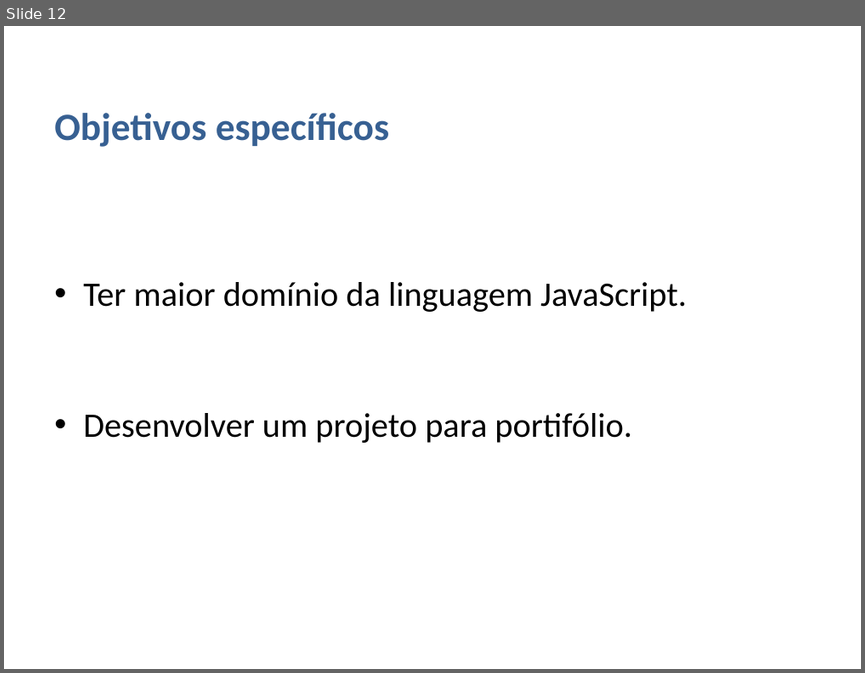
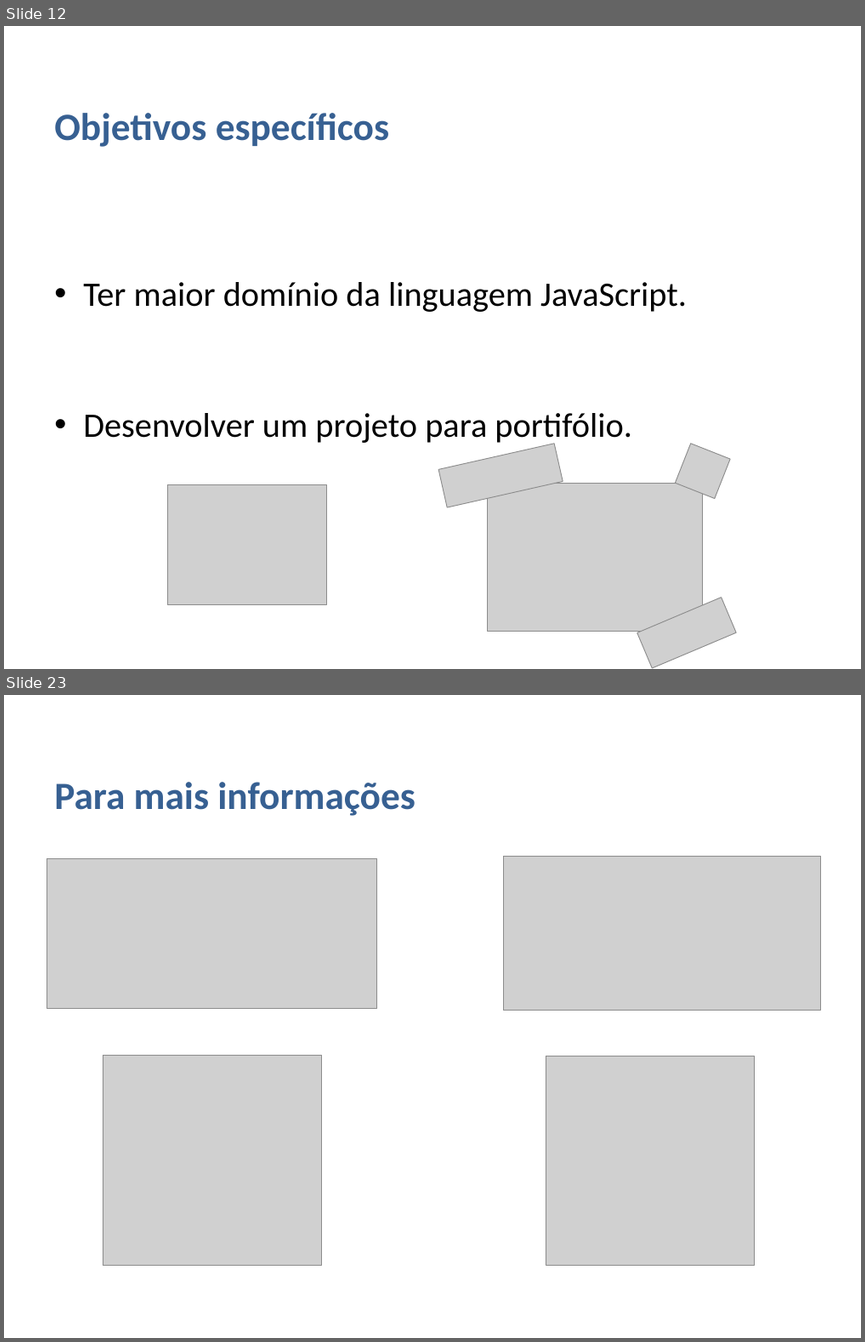
Before and after one commit to matheusg-dev/ProjetoDelivery_TCC, a slide deck: assets/documentacao_abnt/PowerPoint Projeto Final SENAI.pptx. Shown one above the other, each under a label of ours: slide 12 before the commit, slides 12 and 23 after it; the slides between them are not shown. The pictures are 865x673 and 865x1342 pixels, drawn with LibreOffice and Linux fonts; fonts in the diff are those of the drawing; grey boxes stand for pictures; background and template pictures are left out. Boxes give left, top, right and bottom in pixels: in the first picture for what was removed or moved away, otherwise in the second. Text is boxed around its words. In the diff, an @@ line names an element or a change of style, - is before the commit and + after.

```diff
--- a/assets/documentacao_abnt/PowerPoint Projeto Final SENAI.pptx
+++ b/assets/documentacao_abnt/PowerPoint Projeto Final SENAI.pptx
@@ slide 23 added at bbox=[4, 695, 861, 1338], background #FFFFFF @@
@@ title added at bbox=[54, 782, 415, 816], 36 pt, text #376092, bold @@
+Para mais informações
@@ picture added at bbox=[47, 858, 377, 1008] @@
@@ picture added at bbox=[503, 857, 820, 1010] @@
@@ picture added at bbox=[103, 1055, 321, 1265] @@
@@ picture added at bbox=[545, 1056, 755, 1265] @@
@@ slide 12 changed as well @@
@@ picture added at bbox=[438, 443, 563, 507] @@
@@ picture added at bbox=[675, 443, 730, 498] @@
@@ picture added at bbox=[487, 483, 702, 631] @@
@@ picture added at bbox=[167, 485, 325, 604] @@
@@ picture added at bbox=[637, 597, 736, 669] @@
```
Also in this commit, not shown: 10 other slides changed, 10 other slides added, 1 slide removed.
